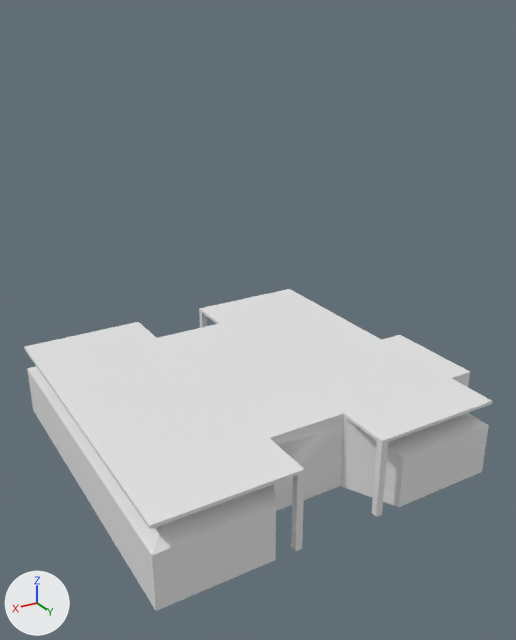
Renders of the OBJ model src/main/resources/assets/hbm/models/machines/rocket_pad.obj from each side of a commit.
Camera for both pictures: a 50 mm lens placed at (11.9, 21.2, 15.6), pointed at (-0.2, 0.9, 5.4). Arrows for +X, +Y and +Z are at lower left; the lights stay in place. Where no turn or scale is listed for an object, it has been applied to the vertices.

Script lines for the objects in view, before the commit:
```python
me_base = bpy.data.meshes.new('Base')
me_base.from_pydata(...)  # 270 vertices, 514 faces; spans x -7.5..6.5, y -6.5..6.5, z 0.0..3.0
ob_base = bpy.data.objects.new('Base', me_base)
ob_base.location = (0.0, 0.0, 0.0)
```
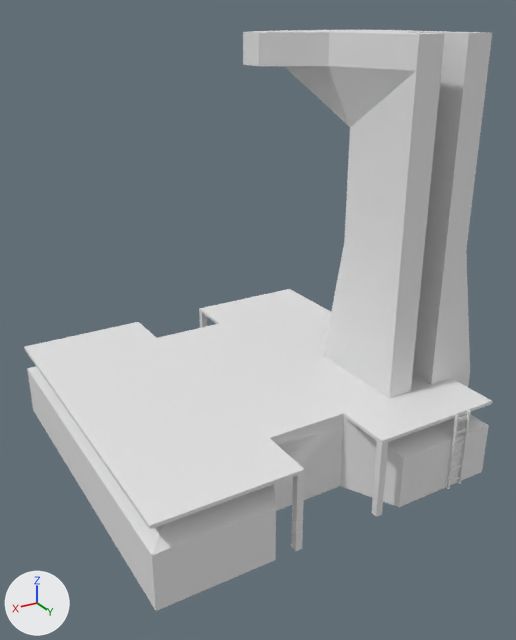
Commit message: Add dynamic rocket launchpad support tower

Location of each change, [x1, y1, x2, y2] in pixels of the pictures (516 x 640 px):
'Tower_Cap', added
    after: [243, 30, 492, 140]
'Tower_Base', added
    after: [323, 241, 470, 398]
'Tower_Segment', added
    after: [344, 158, 477, 264]
'Tower_Segment_Small', added
    after: [349, 128, 480, 173]

Patch to the scene script:
```diff
--- a/src/main/resources/assets/hbm/models/machines/rocket_pad.obj.py
+++ b/src/main/resources/assets/hbm/models/machines/rocket_pad.obj.py
@@ me_tower_segment_small @@
+me_tower_segment_small.from_pydata(...)  # 52 vertices, 76 faces; spans x -6.5..-3.5, y 1.5..4.5, z 11.0..12.0
@@ me_tower_segment @@
+me_tower_segment.from_pydata(...)  # 84 vertices, 108 faces; spans x -6.5..-3.5, y 1.5..4.5, z 8.0..11.0
@@ me_tower_cap @@
+me_tower_cap.from_pydata(...)  # 101 vertices, 142 faces; spans x -6.5..-0.5, y -1.5..4.5, z 12.0..15.0
@@ me_tower_base @@
+me_tower_base.from_pydata(...)  # 116 vertices, 140 faces; spans x -7.5..-3.5, y 0.5..4.5, z 3.0..8.0
@@ ob_tower_segment_small @@
+ob_tower_segment_small = bpy.data.objects.new('Tower_Segment_Small', me_tower_segment_small)
+ob_tower_segment_small.location = (0.0, 0.0, 0.0)
@@ ob_tower_segment @@
+ob_tower_segment = bpy.data.objects.new('Tower_Segment', me_tower_segment)
+ob_tower_segment.location = (0.0, 0.0, 0.0)
@@ ob_tower_cap @@
+ob_tower_cap = bpy.data.objects.new('Tower_Cap', me_tower_cap)
+ob_tower_cap.location = (0.0, 0.0, 0.0)
@@ ob_tower_base @@
+ob_tower_base = bpy.data.objects.new('Tower_Base', me_tower_base)
+ob_tower_base.location = (0.0, 0.0, 0.0)
```
